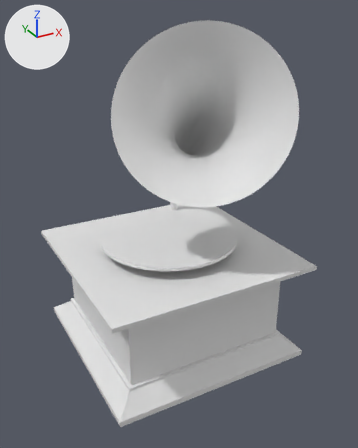
An edit to the OBJ model concept-art/grammofon.obj, drawn before and after from the same camera.
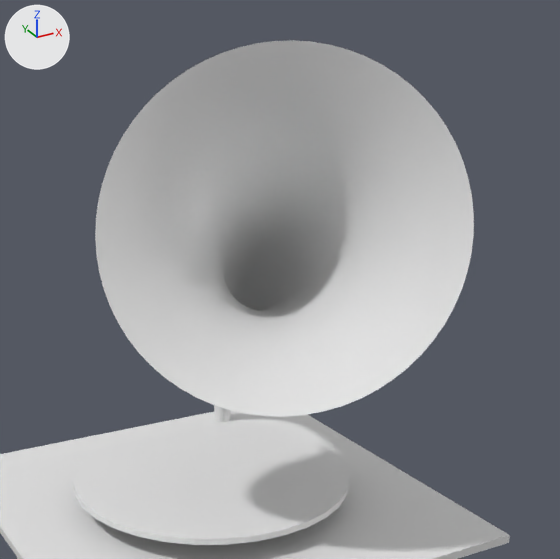
The first picture shows the older version from a 50 mm lens placed at (-0.459, -0.881, 0.463), pointed at (0.008, -0.032, 0.038). The close-ups show both versions on the part from 18% to 96% of the width and 0% to 62% of the height of that picture. The axes (+X, +Y, +Z) are drawn at upper left. The lights are the same throughout. Where no turn or scale is listed for an object, it has been applied to the vertices.

The scene before the commit, as lines of its bpy script (objects in view):
```python
me_grammofon_cube = bpy.data.meshes.new('grammofon_Cube')
me_grammofon_cube.from_pydata(...)  # 1704 vertices, 1608 faces; spans x -0.226..0.226, y -0.227..0.226, z -0.255..0.439
me_grammofon_cube.materials.append(mat_grammofon)  # its picture is missing
ob_grammofon_cube = bpy.data.objects.new('grammofon_Cube', me_grammofon_cube)
ob_grammofon_cube.location = (0.0, 0.0, 0.0)
```
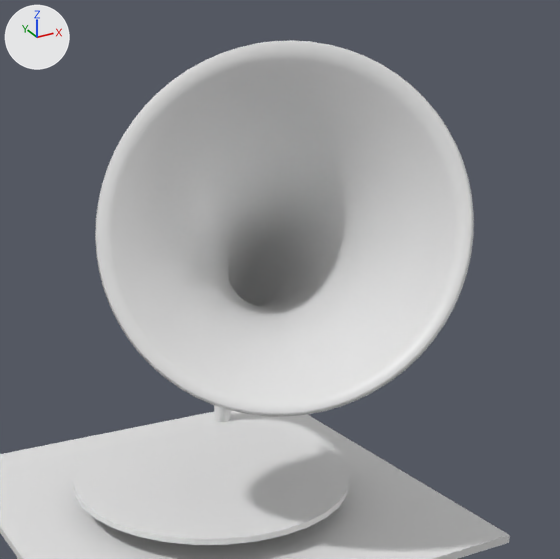
Pixel boxes (x1, y1, x2, y2) of what changed, in the close-ups (560 x 559 px):
part 1 of me_grammofon_cube, added: after (95, 40, 474, 417)

Edits to the bpy script that builds the scene:
```text
Change me_grammofon_cube:
    used by ob_grammofon_cube; location = (0.0, 0.0, 0.0)
    remove me_grammofon_cube.from_pydata(...)  # 1704 vertices, 1608 faces; spans x -0.226..0.226, y -0.227..0.226, z -0.255..0.439
    add me_grammofon_cube.from_pydata(...)  # 3304 vertices, 3272 faces; spans x -0.226..0.226, y -0.227..0.226, z -0.255..0.439
    me_grammofon_cube part 1: 1600 vertices added at x -0.129..0.153, y -0.227..0.205, z -0.048..0.438
```
